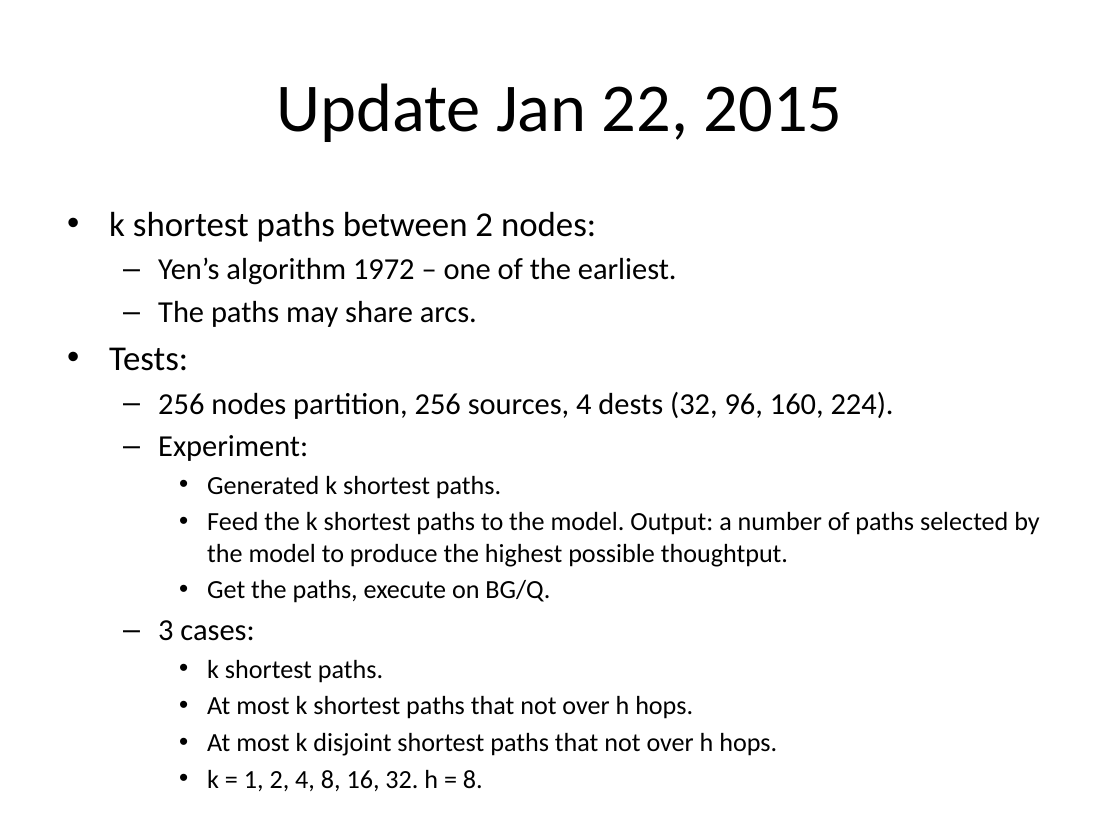
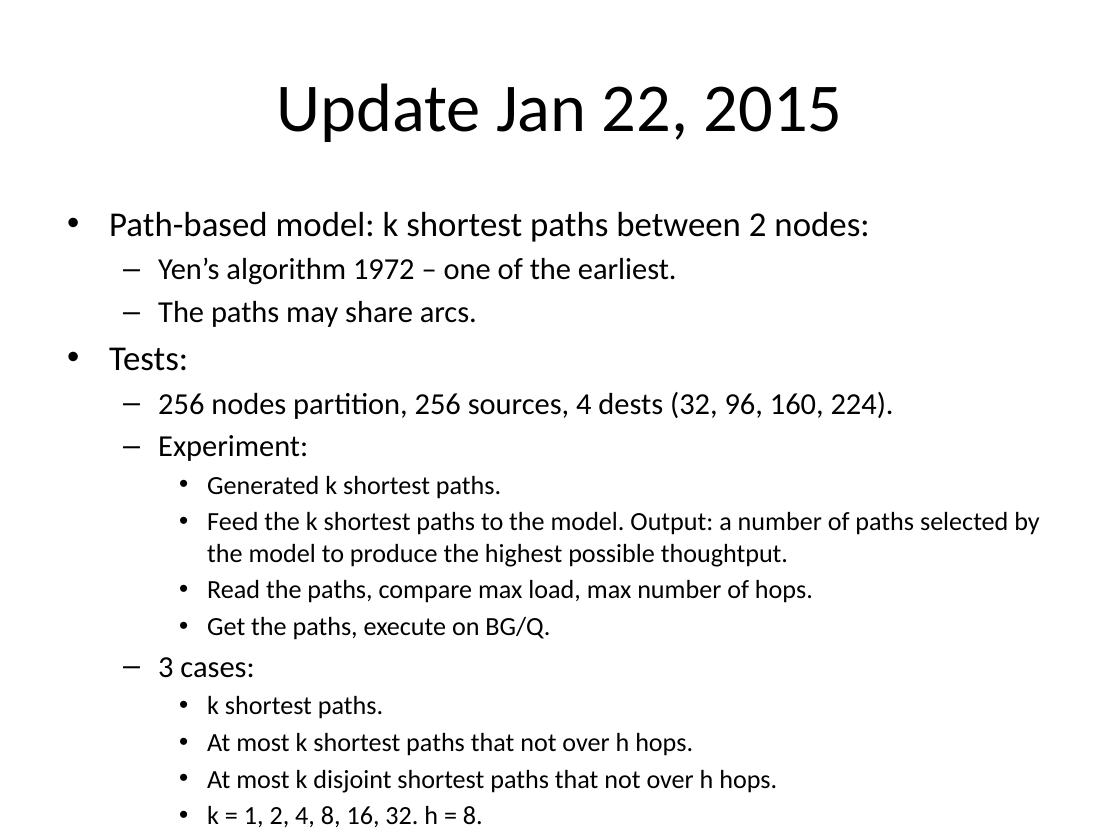
Before and after one commit to huyba/optiq, a slide deck: slide 18 of docs/argonne_weekly_update.pptx. Drawn at 1120x840 pixels with LibreOffice and Linux fonts; fonts in the diff are those of the drawing. Boxes give left, top, right and bottom in pixels: in the first picture for what was removed or moved away, otherwise in the second. Text is boxed around its words. In the diff, an @@ line names an element or a change of style, - is before the commit and + after.

```diff
--- a/docs/argonne_weekly_update.pptx
+++ b/docs/argonne_weekly_update.pptx
@@ text at box(109, 211, 869, 242): text changed @@
-• k shortest paths between 2 nodes:
+• Path-based model: k shortest paths between 2 nodes:
@@ text at box(207, 580, 813, 603): paragraph added @@
+    • Read the paths, compare max load, max number of hops.
```
Also in this commit, not shown: 2 other slides changed, 2 other files.
